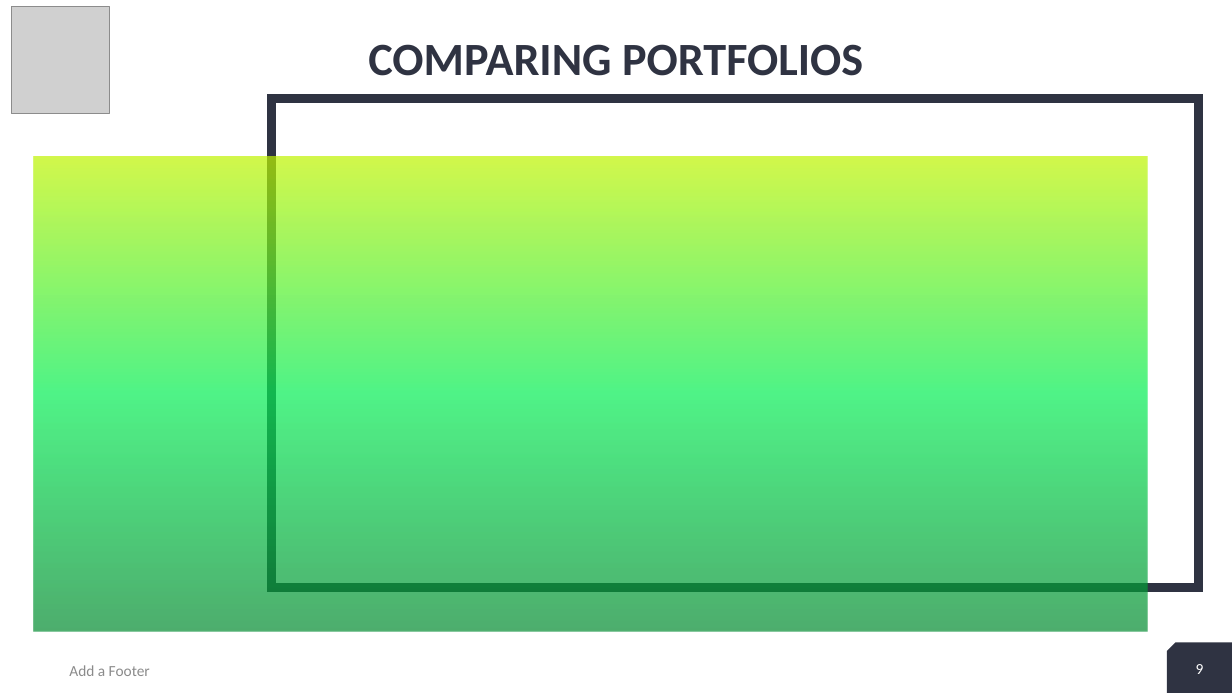
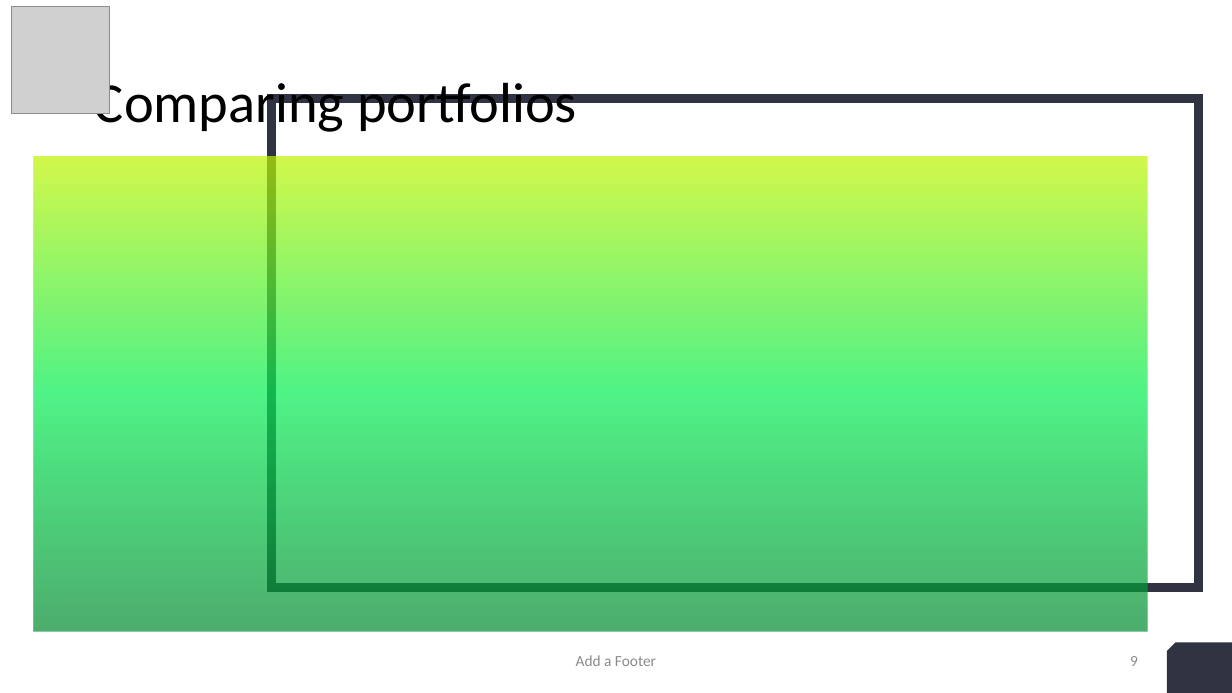
Before and after one commit to Kgross2/portfolio_suitability_application, a slide deck: slide 9 of admin/Portfolio_suitability_ presentationMon draft.pptx. Drawn at 1232x693 pixels with LibreOffice and Linux fonts; fonts in the diff are those of the drawing; grey boxes stand for pictures. Boxes give left, top, right and bottom in pixels: in the first picture for what was removed or moved away, otherwise in the second. Text is boxed around its words. In the diff, an @@ line names an element or a change of style, - is before the commit and + after.

```diff
--- a/admin/Portfolio_suitability_ presentationMon draft.pptx
+++ b/admin/Portfolio_suitability_ presentationMon draft.pptx
@@ title at <box>94,74,577,135</box>: text changed; size 36 to 44 pt; text colour #2F3342 to #000000; bold off @@
-COMPARING PORTFOLIOS
+Comparing portfolios
@@ text "Add a Footer": place and size @@
-text "Add a Footer" at <box>69,665,150,676</box>
+text "Add a Footer" at <box>576,655,656,666</box>
@@ text "Add a Footer" at <box>576,655,656,666</box>: alignment left to centre @@
@@ page number: place and size @@
-page number at <box>1196,664,1204,674</box>
+page number at <box>1130,656,1138,666</box>
@@ page number at <box>1130,656,1138,666</box>: text colour #FFFFFF to #8C8C8C; alignment centre to right @@
@@ page number removed at <box>1195,665,1203,674</box> @@
-9
```
Also in this commit, not shown: 21 other slides changed, 19 other files.
